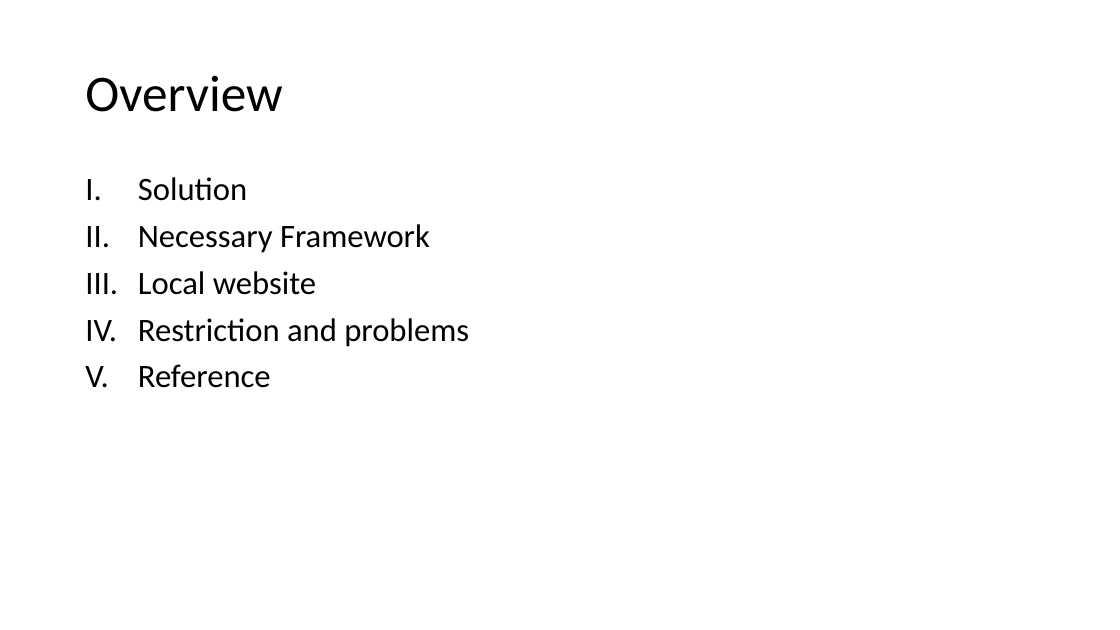
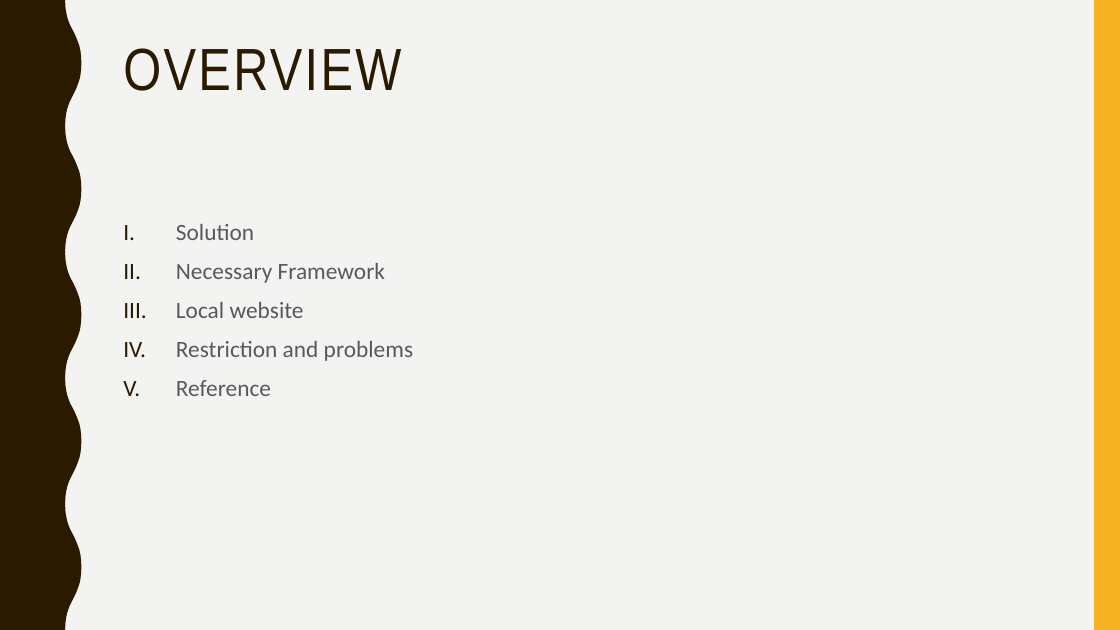
Before and after one commit to GiangHLe/GPS, a slide deck: slide 2 of GPS DETECTER PROJECT.pptx. Drawn at 1120x630 pixels with LibreOffice and Linux fonts; fonts in the diff are those of the drawing. Boxes give left, top, right and bottom in pixels: in the first picture for what was removed or moved away, otherwise in the second. Text is boxed around its words. In the diff, an @@ line names an element or a change of style, - is before the commit and + after.

```diff
--- a/GPS DETECTER PROJECT.pptx
+++ b/GPS DETECTER PROJECT.pptx
@@ background #FFFFFF to #F3F3F2 @@
@@ freeform shape added at (0, 0, 82, 630), fill #2A1A00 @@
@@ rectangle added at (1094, 0, 1120, 630), fill #F8B323 @@
@@ title "OVERVIEW" at (123, 48, 401, 91): vertical alignment middle to top @@
@@ title at (123, 48, 401, 91): text changed; size 44 to 51 pt; font Calibri to Arial Narrow; text colour #000000 to #2A1A00 @@
-Overview
+OVERVIEW
@@ text "Solution": place and size @@
-text "Solution" at (138, 177, 469, 388)
+text "Solution" at (176, 224, 413, 396)
@@ text "Solution" at (176, 224, 413, 396): size 28 to 20 pt, text colour #000000 to #595959; line spacing 0.9 to 1.1; less space between paragraphs @@
```
Also in this commit, not shown: 5 other slides changed, 9 slides added, 5 slides removed.
